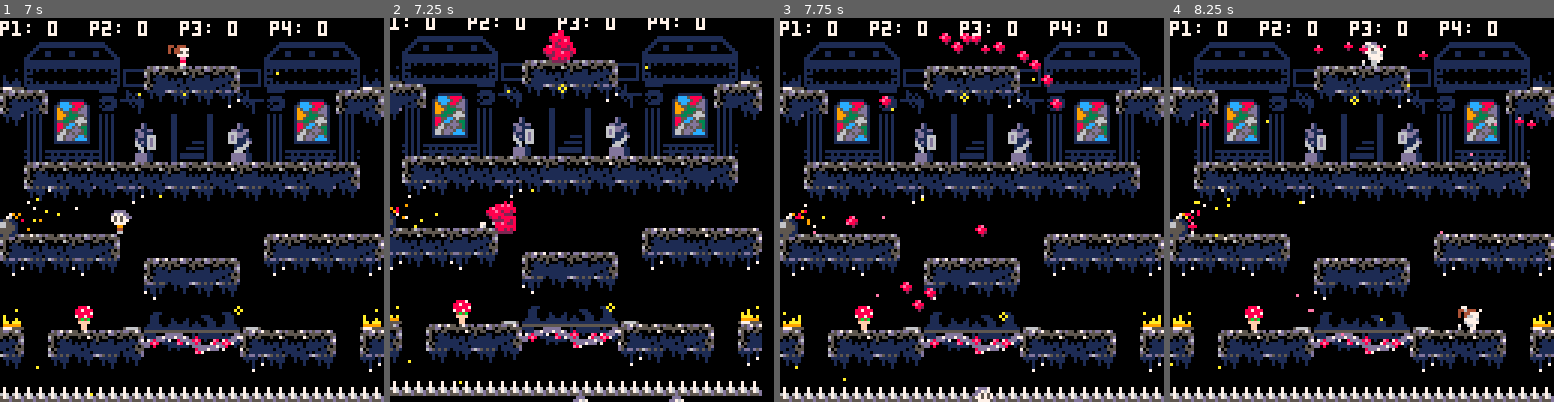
Above: before the commit, frames 1-4 (left to right).
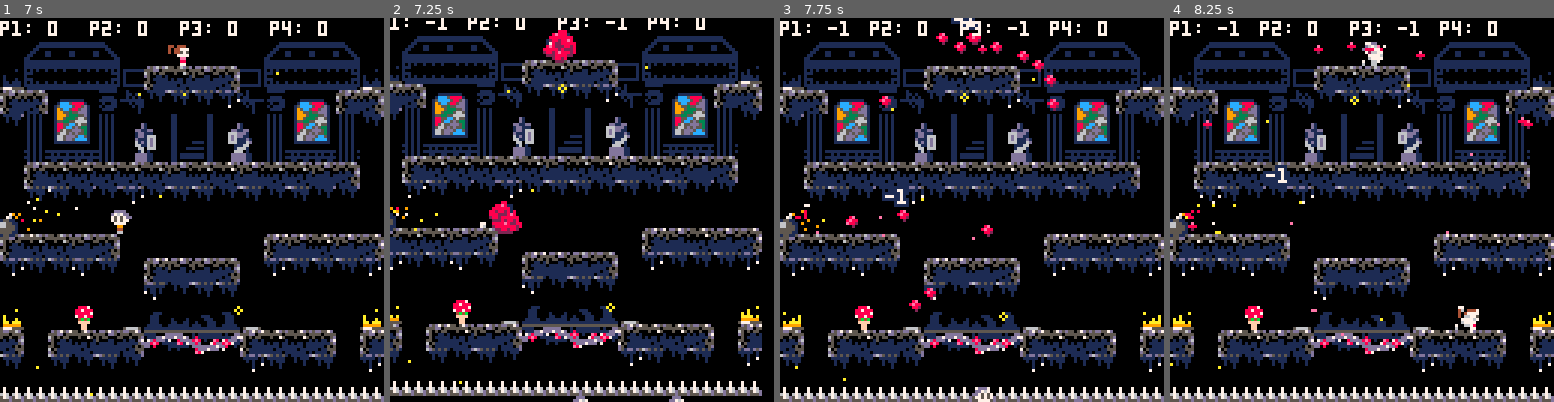
Above: after the commit, the same moments.

Repository: wesen/carts
Game: PICO-8 cartridge games/bump/bump.p8
The game is run twice, just before and just after one commit, with the same random seed, the same clock (stepped at 60 frames per second) and the same inputs.
Inputs:
- Up to frame 1 (7 s): tap O (Z key) at 0.33, 0.7, 1.43, 2.22, 3.1, 3.98, 4.87, 5.75, 6.63 s; tap X (X key) at 1.07, 2.07, 2.4, 2.73, 3.07, 3.4, 3.73, 4.07, 4.4, 4.73, 5.07, 5.4, 5.73, 6.07, 6.4, 6.73 s; hold Left 1.97-2.37 s; hold Down 2.42-2.82 s; hold Right 2.87-3.53 s; hold Up 3.58-4.08 s; hold Right 4.13-4.53 s; hold Down 4.58-5.08 s; hold Left 5.13-5.8 s; hold Up 5.85-6.18 s; hold Left 6.23-6.63 s; hold Down from 6.68 s (still down)
- Up to frame 2 (7.25 s): tap X (X key) at 7.07 s; release Down at 7.08 s; hold Right from 7.13 s (still down)
- Up to frame 3 (7.75 s): keep holding Right; tap X (X key) at 7.4, 7.73 s; tap O (Z key) at 7.52 s
- Up to frame 4 (8.25 s): release Right at 7.8 s; hold Up from 7.85 s (still down); tap X (X key) at 8.07 s

Frame 1 is identical in both runs. In frame 2, 0.6% of the frame differs, in the area x 0-62%, y 0-56%; in frame 3, 1.5%, in the area x 4-74%, y 0-77%; in frame 4, 1.0%.

Commit message:
Add score particle

Diff:
--- a/games/bump/bump.p8
+++ b/games/bump/bump.p8
@@ -760,6 +760,28 @@
  for i=0,10 do
   cls_gore.init(pos)
  end
+end
+
+cls_score_particle=class(function(self,pos,val)
+ self.x=pos.x
+ self.y=pos.y
+ self.spd_x=mrnd(0.2)
+ self.spd_y=-rnd(0.2)-0.2
+ self.val=val
+ self.t=0
+ self.lifetime=2
+ add(particles,self)
+end)
+
+function cls_score_particle:update()
+ self.t+=dt
+ self.x+=self.spd_x+rnd(.1)
+ self.y+=self.spd_y
+ if (self.t>self.lifetime) del(particles,self)
+end
+
+function cls_score_particle:draw()
+ bstr(self.val,self.x,self.y,1,7)
 end
 
 players={}
@@ -1072,7 +1094,7 @@
       -- killed a doppelgaenger
       -- scores[self.input_port+1]-=1
      else
-      scores[self.input_port+1]+=1
+      self:add_score(1)
      end
      player:kill()
     end)
@@ -1087,6 +1109,11 @@
 
 if (not self.on_ground and frame%2==0) insert(self.ghosts,{x=self.x,y=self.y})
 if ((self.on_ground or #self.ghosts>6)) popend(self.ghosts)
+end
+
+function cls_player:add_score(add)
+ scores[self.input_port+1]+=add
+ cls_score_particle.init(v2(self.x,self.y),tostr(scores[self.input_port+1]))
 end
 
 function cls_player:clear_power_up()
@@ -1203,6 +1230,7 @@
 function cls_spikes:on_player_collision(player)
  if player.power_up!=spr_pwrup_invincibility then
   player:kill()
+  player:add_score(-1)
   make_gore_explosion(v2(player.x,player.y))
  end
 end
@@ -1447,6 +1475,7 @@
    local dy=p.y-y
    local d=sqrt(dx*dx+dy*dy)
    if d<radius then
+    p:add_score(-1)
     p:kill()
     make_gore_explosion(v2(p.x,p.y))
    end
--- a/games/bump/mine.lua
+++ b/games/bump/mine.lua
@@ -19,6 +19,7 @@
    local dy=p.y-y
    local d=sqrt(dx*dx+dy*dy)
    if d<radius then
+    p:add_score(-1)
     p:kill()
     make_gore_explosion(v2(p.x,p.y))
    end
--- a/games/bump/particle.lua
+++ b/games/bump/particle.lua
@@ -74,3 +74,25 @@
   cls_gore.init(pos)
  end
 end
+
+cls_score_particle=class(function(self,pos,val)
+ self.x=pos.x
+ self.y=pos.y
+ self.spd_x=mrnd(0.2)
+ self.spd_y=-rnd(0.2)-0.2
+ self.val=val
+ self.t=0
+ self.lifetime=2
+ add(particles,self)
+end)
+
+function cls_score_particle:update()
+ self.t+=dt
+ self.x+=self.spd_x+rnd(.1)
+ self.y+=self.spd_y
+ if (self.t>self.lifetime) del(particles,self)
+end
+
+function cls_score_particle:draw()
+ bstr(self.val,self.x,self.y,1,7)
+end
--- a/games/bump/player.lua
+++ b/games/bump/player.lua
@@ -308,7 +308,7 @@
       -- killed a doppelgaenger
       -- scores[self.input_port+1]-=1
      else
-      scores[self.input_port+1]+=1
+      self:add_score(1)
      end
      player:kill()
     end)
@@ -323,6 +323,11 @@
 
 if (not self.on_ground and frame%2==0) insert(self.ghosts,{x=self.x,y=self.y})
 if ((self.on_ground or #self.ghosts>6)) popend(self.ghosts)
+end
+
+function cls_player:add_score(add)
+ scores[self.input_port+1]+=add
+ cls_score_particle.init(v2(self.x,self.y),tostr(scores[self.input_port+1]))
 end
 
 function cls_player:clear_power_up()
--- a/games/bump/spikes.lua
+++ b/games/bump/spikes.lua
@@ -8,6 +8,7 @@
 function cls_spikes:on_player_collision(player)
  if player.power_up!=spr_pwrup_invincibility then
   player:kill()
+  player:add_score(-1)
   make_gore_explosion(v2(player.x,player.y))
  end
 end
